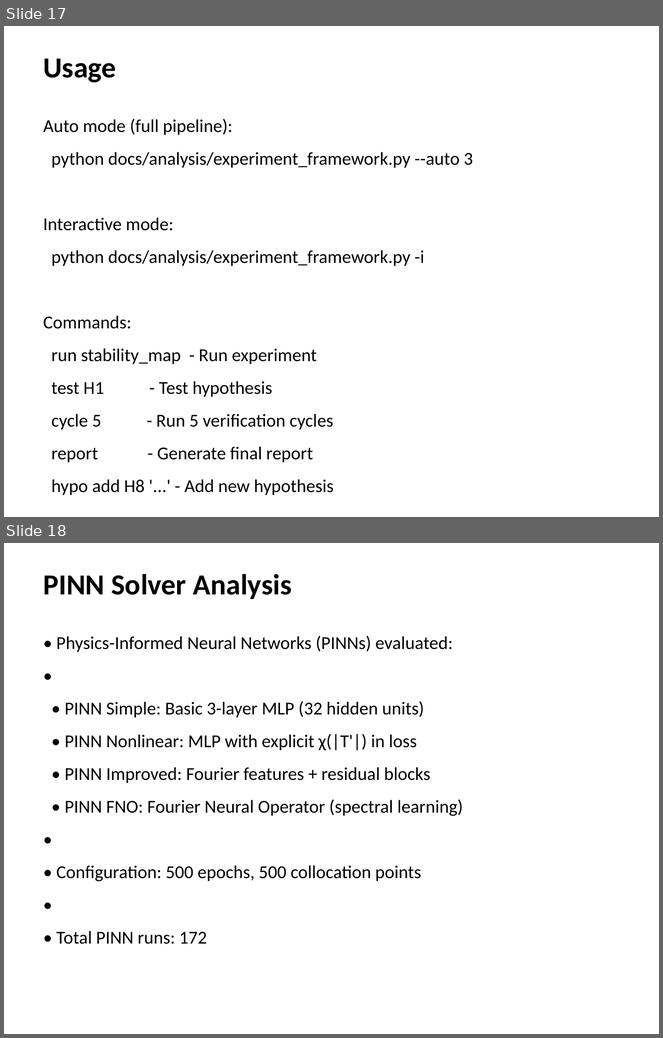
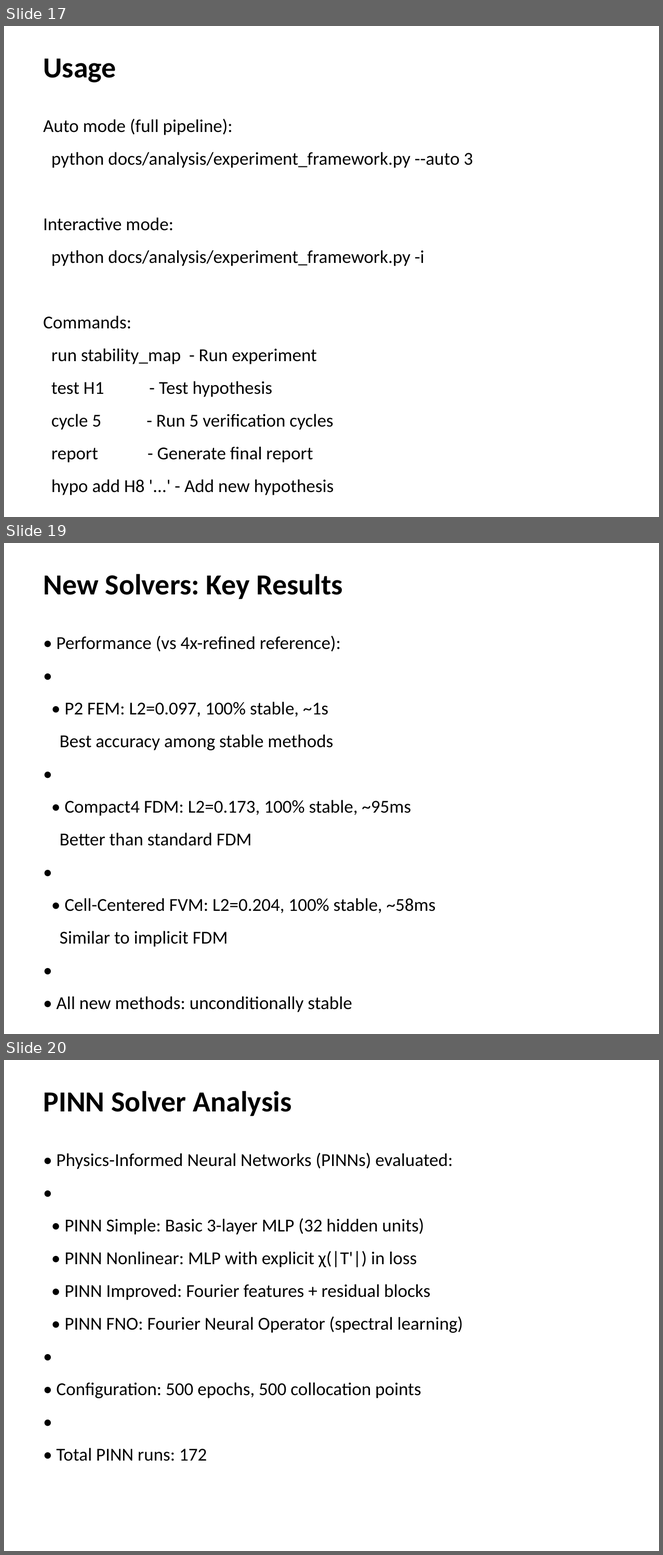
Before and after one commit to k-yoshimi/fusion-heat-transport-ai, a slide deck: docs/multiagent_presentation.pptx. Shown one above the other, each under a label of ours: slides 17 and 18 before the commit, slides 17, 19 and 20 after it; the slides between them are not shown. The pictures are 663x1038 and 663x1555 pixels, drawn with LibreOffice and Linux fonts; fonts in the diff are those of the drawing. Boxes give left, top, right and bottom in pixels: in the first picture for what was removed or moved away, otherwise in the second. Text is boxed around its words. In the diff, an @@ line names an element or a change of style, - is before the commit and + after.

```diff
--- a/docs/multiagent_presentation.pptx
+++ b/docs/multiagent_presentation.pptx
@@ slide 19 added at [4,543,659,1034], background #FFFFFF @@
@@ text added at [43,574,343,599], 32 pt, text #000000, bold @@
+New Solvers: Key Results
@@ text added at [57,636,436,1013], 20 pt, text #000000 @@
+• Performance (vs 4x-refined reference):
+•
+• P2 FEM: L2=0.097, 100% stable, ~1s
+Best accuracy among stable methods
+•
+• Compact4 FDM: L2=0.173, 100% stable, ~95ms
+Better than standard FDM
+•
+• Cell-Centered FVM: L2=0.204, 100% stable, ~58ms
+Similar to implicit FDM
+•
+• All new methods: unconditionally stable
@@ what was slide 18 is now slide 20 @@
```
Also in this commit, not shown: 2 slides changed, 1 other slide added, 16 other files.
